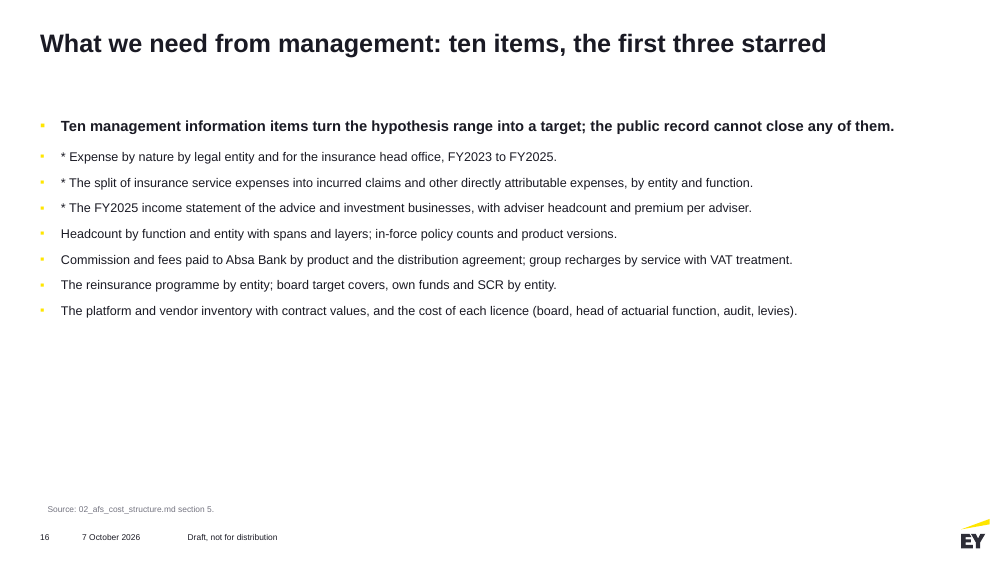
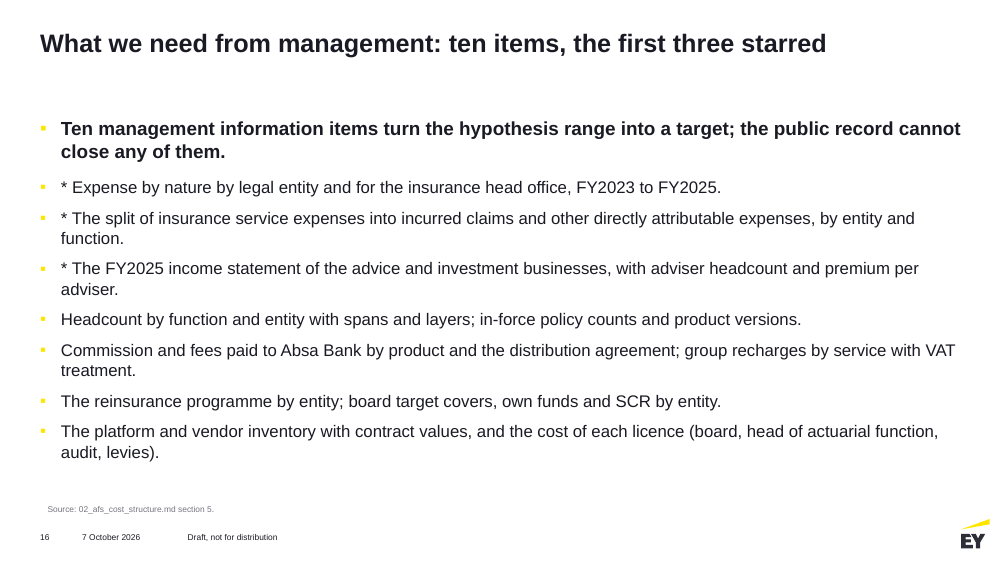
Before and after one commit to Adamastor-ZA/Letsema, a slide deck: slide 16 of outputs/06_pov_afs_centralisation.pptx. Drawn at 1008x567 pixels with LibreOffice and Linux fonts; fonts in the diff are those of the drawing. Boxes give left, top, right and bottom in pixels: in the first picture for what was removed or moved away, otherwise in the second. Text is boxed around its words. In the diff, an @@ line names an element or a change of style, - is before the commit and + after.

```diff
--- a/outputs/06_pov_afs_centralisation.pptx
+++ b/outputs/06_pov_afs_centralisation.pptx
@@ text "Ten management information items turn ..." at (61, 121, 961, 462): size 14 to 18 pt in "Ten management information items turn the hypothesis ..."; size 12 to 16 pt in "* Expense by nature by legal entity ...", "* The split of insurance service expenses ...", "* The FY2025 income statement of the ...", "Headcount by function and entity with spans ..." and 3 more places @@
```
Also in this commit, not shown: 10 other slides changed.
